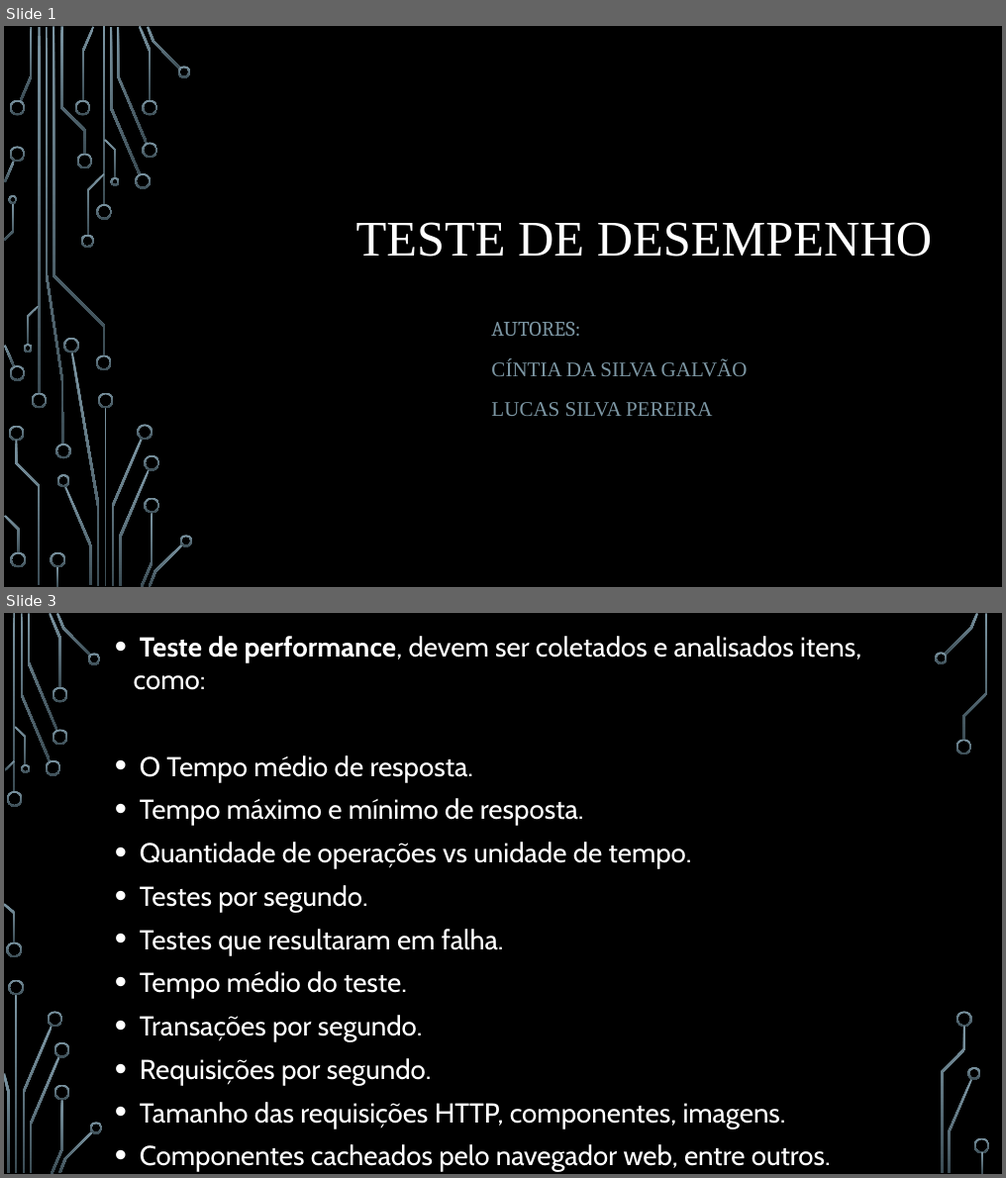
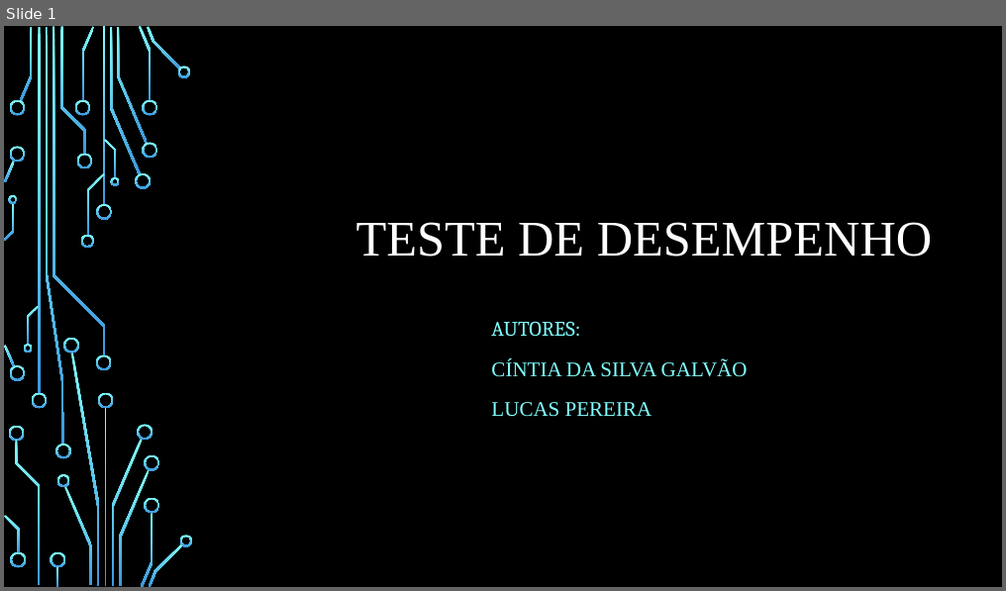
Before and after one commit to cintiags14/Meu-reposit-rio, a slide deck: FTT/Teste de desempenho.pptx. Shown one above the other, each under a label of ours: slides 1 and 3 before the commit, slide 1 after it; the slides between them are not shown. The pictures are 1006x1178 and 1006x591 pixels, drawn with LibreOffice and Linux fonts; fonts in the diff are those of the drawing; background and template pictures are left out. Boxes give left, top, right and bottom in pixels: in the first picture for what was removed or moved away, otherwise in the second. Text is boxed around its words. In the diff, an @@ line names an element or a change of style, - is before the commit and + after.

```diff
--- a/FTT/Teste de desempenho.pptx
+++ b/FTT/Teste de desempenho.pptx
@@ slide 3 removed at <box>4,613,1002,1174</box>, background picture (left out) @@
@@ text removed at <box>134,636,861,1172</box> @@
-• Teste de performance, devem ser coletados e analisados itens, como:
-• O Tempo médio de resposta.
-• Tempo máximo e mínimo de resposta.
-• Quantidade de operações vs unidade de tempo.
-• Testes por segundo.
-• Testes que resultaram em falha.
-• Tempo médio do teste.
-• Transações por segundo.
-• Requisições por segundo.
-• Tamanho das requisições HTTP, componentes, imagens.
-• Componentes cacheados pelo navegador web, entre outros.
@@ group removed at <box>4,613,990,1174</box>: 33 freeform shapes, 3 rectangles @@
@@ slide 1 changed as well @@
@@ fill gradient #7C96A3 to #3B4C54 to gradient #82FFFF to #3D97DE in 54 elements at <box>96,204,112,220</box>, <box>96,356,112,372</box>, <box>38,27,40,393</box>, <box>31,393,47,408</box>, <box>20,27,33,101</box>, <box>110,28,141,174</box>, <box>135,174,151,189</box>, <box>117,27,148,144</box>, <box>139,26,152,101</box>, <box>142,142,157,158</box>, <box>142,100,157,116</box>, <box>147,27,181,70</box>, <box>177,66,191,77</box>, <box>82,27,94,101</box>, <box>75,100,91,116</box>, <box>76,154,92,169</box>, <box>64,486,92,586</box>, <box>57,474,70,487</box>, <box>9,100,25,116</box>, <box>4,345,15,367</box>, <box>9,366,25,381</box>, <box>4,161,15,183</box>, <box>9,147,25,163</box>, <box>60,27,86,154</box>, <box>9,426,24,442</box>, <box>15,440,40,585</box>, <box>50,553,65,568</box>, <box>56,568,58,587</box>, <box>10,553,26,568</box>, <box>4,516,20,554</box>, <box>87,174,104,236</box>, <box>81,235,94,249</box>, <box>53,27,105,356</box>, <box>104,139,116,178</box>, <box>110,177,119,186</box>, <box>27,306,40,345</box>, <box>24,344,33,353</box>, <box>5,203,14,240</box>, <box>9,195,18,204</box>, <box>104,408,107,586</box>, <box>112,439,143,586</box>, <box>98,393,114,408</box>, <box>71,353,100,586</box>, <box>63,338,79,353</box>, <box>138,424,152,440</box>, <box>119,470,150,586</box>, <box>141,513,152,587</box>, <box>144,456,159,472</box>, <box>144,497,159,513</box>, <box>149,544,183,587</box>, <box>180,535,193,547</box>, <box>46,27,64,445</box>, <box>55,444,70,459</box>, <box>103,27,105,205</box> @@
@@ subtitle at <box>491,321,747,377</box>: text colour #7C96A3 to #82FFFF in "AUTORES:", "CÍNTIA DA SILVA GALVÃO" @@
@@ subtitle at <box>491,402,652,417</box>: text changed; text colour #7C96A3 to #82FFFF @@
-LUCAS SILVA PEREIRA
+LUCAS PEREIRA
```
Also in this commit, not shown: 1 slide added, 5 other slides removed, 3 other files.
